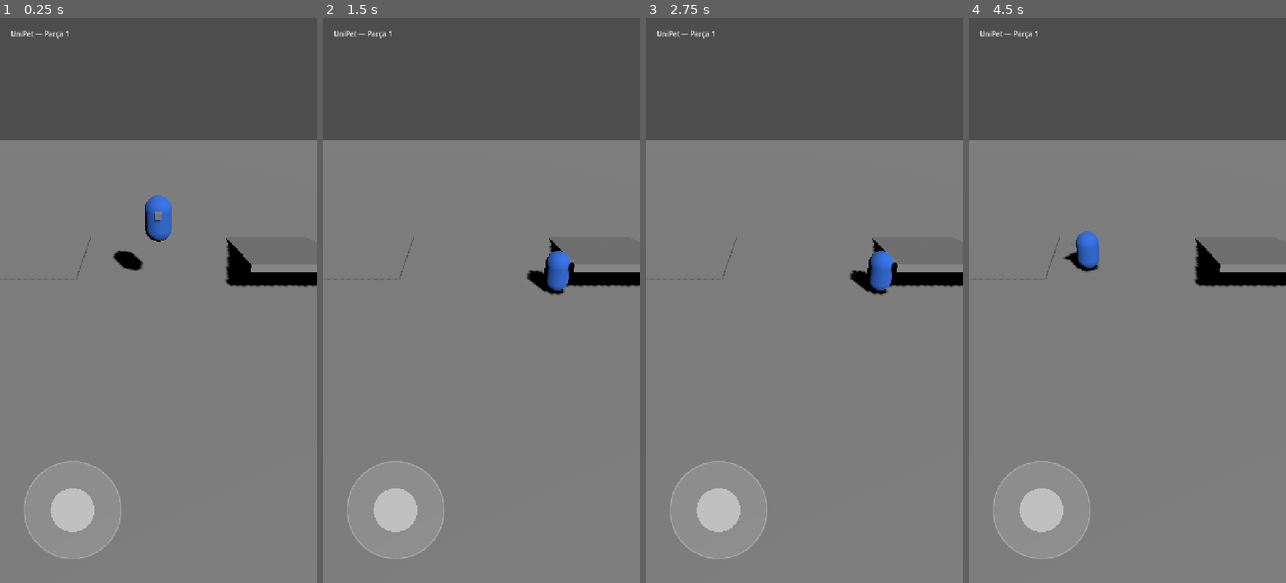
Above: before the commit, frames 1-4 (left to right).
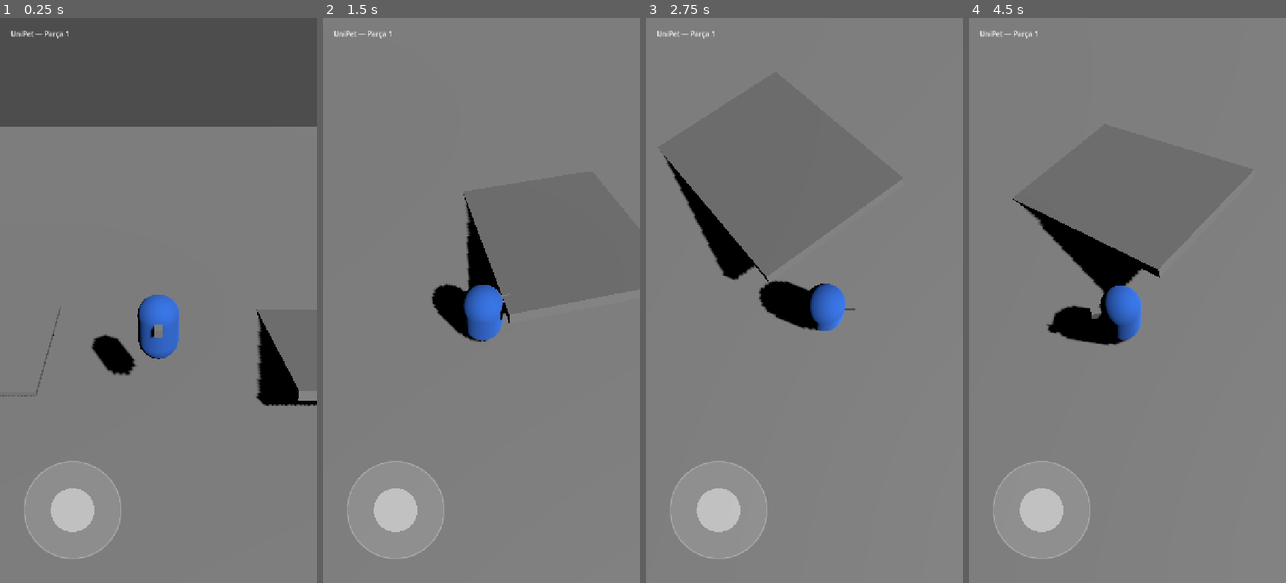
Above: after the commit, the same moments.

Repository: talha24052050/unipet
Game: Godot game, scene res://scenes/main.tscn
The game is run twice, just before and just after one commit, with the same random seed, the same clock (stepped at 60 frames per second) and the same inputs.
Inputs (mouse positions are in pixels of both pictures, inside the frame that each line leads up to):
- Up to frame 1 (0.25 s): no input
- Up to frame 2 (1.5 s): move the mouse to (551, 272) at 0.52 s; hold Right (ui_right) 0.53-1.25 s; click (551, 272) at 0.67 s; drag from (418, 328) to (465, 413) at 1.27 s
- Up to frame 3 (2.75 s): move the mouse to (836, 176) at 2.02 s; hold Right (ui_right) from 2.03 s (still down); click (836, 176) at 2.17 s
- Up to frame 4 (4.5 s): release Right (ui_right) at 2.75 s; drag from (1111, 413) to (1032, 215) at 2.77 s; move the mouse to (1222, 385) at 3.52 s; hold Left (ui_left) 3.53-4.25 s; click (1222, 385) at 3.67 s; drag from (1032, 215) to (1079, 159) at 4.27 s

The runs differ from the first frame. In frame 1, 7.4% of the frame differs, in the area x 0-100%, y 19-69%; in frame 2, 26%; in frame 3, 26%; in frame 4, 27%, in the area x 0-100%, y 0-58%.

Commit message:
1.4: takip kamerası (sürükle-döndür, iki parmak yakınlaştır, SpringArm ile duvar koruması); çok parmaklı dokunuş tıklama sayılmaz

Diff:
--- /dev/null
+++ b/game/scenes/follow_camera.tscn
@@ -0,0 +1,18 @@
+[gd_scene format=3]
+
+[ext_resource type="Script" path="res://src/player/follow_camera.gd" id="1"]
+
+[sub_resource type="SphereShape3D" id="probe"]
+radius = 0.25
+
+[node name="FollowCamera" type="Node3D"]
+script = ExtResource("1")
+
+[node name="SpringArm3D" type="SpringArm3D" parent="."]
+shape = SubResource("probe")
+spring_length = 8.0
+margin = 0.1
+
+[node name="Camera3D" type="Camera3D" parent="SpringArm3D"]
+current = true
+fov = 60.0
--- a/game/scenes/main.tscn
+++ b/game/scenes/main.tscn
@@ -4,6 +4,7 @@
 [ext_resource type="Script" path="res://src/player/virtual_joystick.gd" id="2"]
 [ext_resource type="Script" path="res://src/player/player_controller.gd" id="3"]
 [ext_resource type="Script" path="res://src/world/runtime_nav_region.gd" id="4"]
+[ext_resource type="PackedScene" path="res://scenes/follow_camera.tscn" id="5"]
 
 [sub_resource type="NavigationMesh" id="navmesh"]
 geometry_parsed_geometry_type = 1
@@ -30,6 +31,12 @@
 [sub_resource type="BoxMesh" id="step_mesh"]
 size = Vector3(3, 0.2, 3)
 
+[sub_resource type="BoxShape3D" id="wall_shape"]
+size = Vector3(6, 3, 0.5)
+
+[sub_resource type="BoxMesh" id="wall_mesh"]
+size = Vector3(6, 3, 0.5)
+
 [sub_resource type="TorusMesh" id="marker_mesh"]
 inner_radius = 0.25
 outer_radius = 0.35
@@ -39,9 +46,6 @@
 albedo_color = Color(1, 0.85, 0.2, 1)
 
 [node name="Main" type="Node3D" unique_id=1159132603]
-
-[node name="Camera3D" type="Camera3D" parent="." unique_id=881670804]
-transform = Transform3D(1, 0, 0, 0, 0.819152, 0.573576, 0, -0.573576, 0.819152, 0, 6, 9)
 
 [node name="Sun" type="DirectionalLight3D" parent="." unique_id=322762779]
 transform = Transform3D(0.866025, -0.353553, 0.353553, 0, 0.707107, 0.707107, -0.5, -0.612372, 0.612372, 0, 10, 0)
@@ -77,12 +81,24 @@
 [node name="Mesh" type="MeshInstance3D" parent="World/Step"]
 mesh = SubResource("step_mesh")
 
+[node name="Wall" type="StaticBody3D" parent="World"]
+transform = Transform3D(1, 0, 0, 0, 1, 0, 0, 0, 1, -6, 1.6, 5)
+
+[node name="Shape" type="CollisionShape3D" parent="World/Wall"]
+shape = SubResource("wall_shape")
+
+[node name="Mesh" type="MeshInstance3D" parent="World/Wall"]
+mesh = SubResource("wall_mesh")
+
 [node name="TapMarker" type="MeshInstance3D" parent="."]
 mesh = SubResource("marker_mesh")
 surface_material_override/0 = SubResource("marker_mat")
 
 [node name="Player" parent="." unique_id=270815988 instance=ExtResource("1")]
 transform = Transform3D(1, 0, 0, 0, 1, 0, 0, 0, 1, 0, 2, 0)
+
+[node name="FollowCamera" parent="." node_paths=PackedStringArray("target") instance=ExtResource("5")]
+target = NodePath("../Player")
 
 [node name="UI" type="CanvasLayer" parent="." unique_id=461841732]
 
@@ -99,6 +115,6 @@
 script = ExtResource("3")
 player = NodePath("../Player")
 joystick = NodePath("../UI/Joystick")
-camera = NodePath("../Camera3D")
+camera = NodePath("../FollowCamera/SpringArm3D/Camera3D")
 agent = NodePath("../Player/NavAgent")
 marker = NodePath("../TapMarker")
--- a/game/src/core/config.gd
+++ b/game/src/core/config.gd
@@ -37,3 +37,16 @@
 const TAP_MAX_DURATION_S: float = 0.35
 ## Raycast uzunluğu (metre).
 const TAP_RAY_LENGTH: float = 200.0
+
+## Takip kamerası (metre, derece; pitch negatif = yukarıdan bakış).
+const CAMERA_DISTANCE_DEFAULT: float = 8.0
+const CAMERA_DISTANCE_MIN: float = 3.5
+const CAMERA_DISTANCE_MAX: float = 14.0
+const CAMERA_PITCH_DEFAULT_DEG: float = -35.0
+const CAMERA_PITCH_MIN_DEG: float = -75.0
+const CAMERA_PITCH_MAX_DEG: float = -10.0
+const CAMERA_TARGET_HEIGHT: float = 1.0
+const CAMERA_FOLLOW_SHARPNESS: float = 10.0
+## Radyan / piksel.
+const CAMERA_ROTATE_SENSITIVITY: float = 0.006
+const CAMERA_WHEEL_STEP: float = 0.8
--- /dev/null
+++ b/game/src/player/follow_camera.gd
@@ -0,0 +1,102 @@
+extends Node3D
+## Üçüncü şahıs takip kamerası.
+## - Tek parmak sürükleme (joystick dışında): döndür (yaw) + eğ (pitch)
+## - İki parmak sıkıştırma: yakınlaştır/uzaklaştır
+## - Masaüstü: fare tekerleği yakınlaştırır
+## SpringArm3D sayesinde kamera duvarın içine girmez.
+## Joystick kendi dokunuşlarını tükettiği için buraya gelmez.
+
+@export var target: Node3D
+
+@onready var _arm: SpringArm3D = $SpringArm3D
+@onready var _camera: Camera3D = $SpringArm3D/Camera3D
+
+var yaw: float = 0.0
+var pitch: float = deg_to_rad(Config.CAMERA_PITCH_DEFAULT_DEG)
+var distance: float = Config.CAMERA_DISTANCE_DEFAULT
+
+## Aktif (joystick'e ait olmayan) dokunuşlar: index → ekran konumu.
+var _touches: Dictionary = {}
+
+
+func _ready() -> void:
+	top_level = true
+	if target != null:
+		global_position = target.global_position + Vector3.UP * Config.CAMERA_TARGET_HEIGHT
+		if target is CollisionObject3D:
+			_arm.add_excluded_object((target as CollisionObject3D).get_rid())
+	_apply()
+
+
+func get_camera() -> Camera3D:
+	return _camera
+
+
+func _process(delta: float) -> void:
+	if target == null:
+		return
+	var goal: Vector3 = target.global_position + Vector3.UP * Config.CAMERA_TARGET_HEIGHT
+	var t: float = 1.0 - exp(-Config.CAMERA_FOLLOW_SHARPNESS * delta)
+	global_position = global_position.lerp(goal, t)
+
+
+func _unhandled_input(event: InputEvent) -> void:
+	if event is InputEventScreenTouch:
+		var t: InputEventScreenTouch = event
+		if t.pressed:
+			_touches[t.index] = t.position
+		else:
+			_touches.erase(t.index)
+	elif event is InputEventScreenDrag:
+		var d: InputEventScreenDrag = event
+		if not _touches.has(d.index):
+			return
+		if _touches.size() == 1:
+			rotate_by(d.relative)
+		elif _touches.size() == 2:
+			var other: Vector2 = _other_touch(d.index)
+			var before: float = (_touches[d.index] as Vector2).distance_to(other)
+			var after: float = d.position.distance_to(other)
+			distance = zoomed_distance(distance, before, after)
+			_apply()
+		_touches[d.index] = d.position
+	elif event is InputEventMouseButton:
+		var m: InputEventMouseButton = event
+		if m.pressed and m.button_index == MOUSE_BUTTON_WHEEL_UP:
+			distance = clampf(distance - Config.CAMERA_WHEEL_STEP, Config.CAMERA_DISTANCE_MIN, Config.CAMERA_DISTANCE_MAX)
+			_apply()
+		elif m.pressed and m.button_index == MOUSE_BUTTON_WHEEL_DOWN:
+			distance = clampf(distance + Config.CAMERA_WHEEL_STEP, Config.CAMERA_DISTANCE_MIN, Config.CAMERA_DISTANCE_MAX)
+			_apply()
+
+
+## Ekran piksel kayması kadar döndürür.
+func rotate_by(relative: Vector2) -> void:
+	yaw -= relative.x * Config.CAMERA_ROTATE_SENSITIVITY
+	pitch = clamp_pitch(pitch - relative.y * Config.CAMERA_ROTATE_SENSITIVITY)
+	_apply()
+
+
+func _apply() -> void:
+	rotation = Vector3(0.0, yaw, 0.0)
+	if _arm != null:
+		_arm.rotation = Vector3(pitch, 0.0, 0.0)
+		_arm.spring_length = distance
+
+
+func _other_touch(index: int) -> Vector2:
+	for k: int in _touches:
+		if k != index:
+			return _touches[k]
+	return Vector2.ZERO
+
+
+static func clamp_pitch(p: float) -> float:
+	return clampf(p, deg_to_rad(Config.CAMERA_PITCH_MIN_DEG), deg_to_rad(Config.CAMERA_PITCH_MAX_DEG))
+
+
+## Parmaklar açılınca yakınlaş, kapanınca uzaklaş; sınırlar içinde.
+static func zoomed_distance(current: float, finger_dist_before: float, finger_dist_after: float) -> float:
+	if finger_dist_after < 1.0 or finger_dist_before < 1.0:
+		return current
+	return clampf(current * finger_dist_before / finger_dist_after, Config.CAMERA_DISTANCE_MIN, Config.CAMERA_DISTANCE_MAX)
--- a/game/src/player/player_controller.gd
+++ b/game/src/player/player_controller.gd
@@ -18,6 +18,7 @@
 var _touch_index: int = -1
 var _touch_start_pos: Vector2 = Vector2.ZERO
 var _touch_start_time: float = 0.0
+var _tap_cancelled: bool = false
 
 
 func _ready() -> void:
@@ -54,9 +55,13 @@
 			_touch_index = t.index
 			_touch_start_pos = t.position
 			_touch_start_time = now
+			_tap_cancelled = false
+		else:
+			# İkinci parmak = kamera hareketi (sıkıştırma); bu dokunuş artık tıklama değil.
+			_tap_cancelled = true
 	elif t.index == _touch_index:
 		_touch_index = -1
-		if is_tap(_touch_start_pos, t.position, now - _touch_start_time):
+		if not _tap_cancelled and is_tap(_touch_start_pos, t.position, now - _touch_start_time):
 			_try_walk_to_screen_point(t.position)
 
 
--- a/game/tests/test_joystick.gd
+++ b/game/tests/test_controls.gd
@@ -2,6 +2,7 @@
 
 const Joystick := preload("res://src/player/virtual_joystick.gd")
 const Controller := preload("res://src/player/player_controller.gd")
+const FollowCamera := preload("res://src/player/follow_camera.gd")
 const R: float = 100.0
 
 
@@ -80,3 +81,22 @@
 	if Controller.direction_to(Vector3.ONE, Vector3.ONE) != Vector3.ZERO:
 		return "hedefteyken sıfır olmalı"
 	return ""
+
+
+func test_camera_pitch_clamped() -> String:
+	var lo: float = FollowCamera.clamp_pitch(deg_to_rad(-120.0))
+	var hi: float = FollowCamera.clamp_pitch(deg_to_rad(30.0))
+	if not is_equal_approx(lo, deg_to_rad(Config.CAMERA_PITCH_MIN_DEG)) or not is_equal_approx(hi, deg_to_rad(Config.CAMERA_PITCH_MAX_DEG)):
+		return "pitch sınırlanmadı: %s %s" % [lo, hi]
+	return ""
+
+
+func test_camera_pinch_zoom() -> String:
+	var closer: float = FollowCamera.zoomed_distance(8.0, 100.0, 200.0)
+	if not is_equal_approx(closer, 4.0):
+		return "parmak açılınca yakınlaşmadı: %s" % closer
+	if FollowCamera.zoomed_distance(8.0, 100.0, 10.0) != Config.CAMERA_DISTANCE_MAX:
+		return "max sınırı aşıldı"
+	if FollowCamera.zoomed_distance(8.0, 0.0, 50.0) != 8.0:
+		return "sıfır mesafede değişmemeli"
+	return ""
Not shown, added: game/src/player/follow_camera.gd.uid
Renamed: game/tests/test_joystick.gd.uid -> game/tests/test_controls.gd.uid
Not shown, changed: docs/ROADMAP.md
